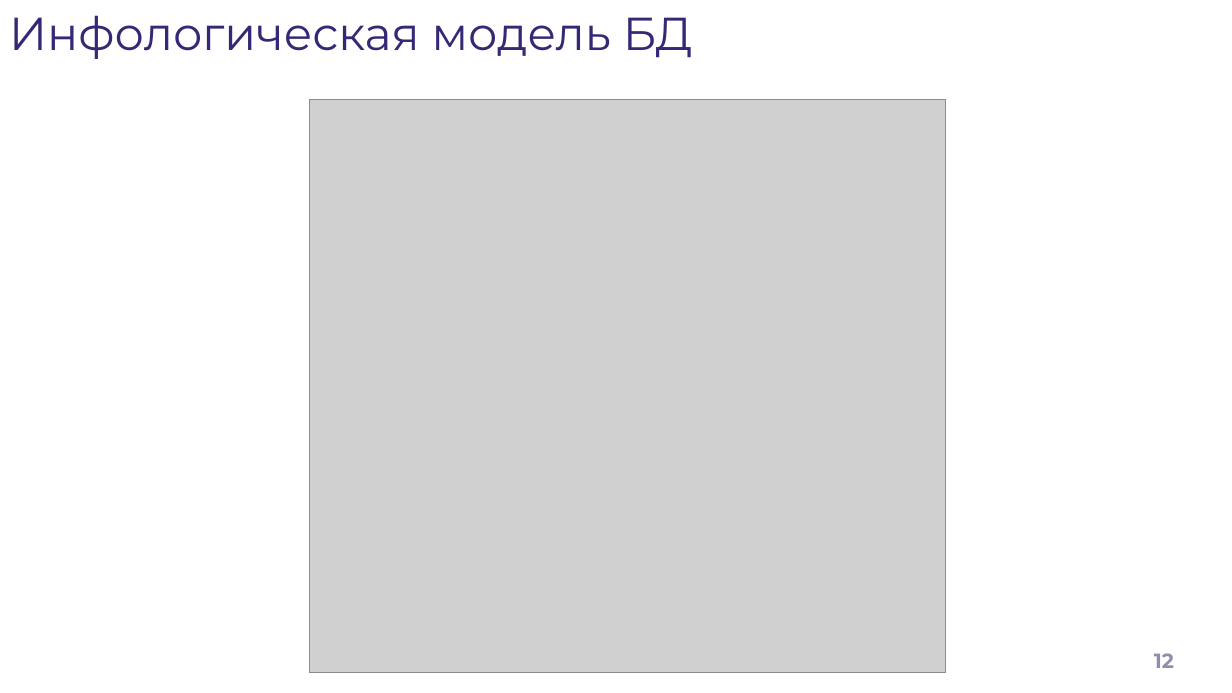
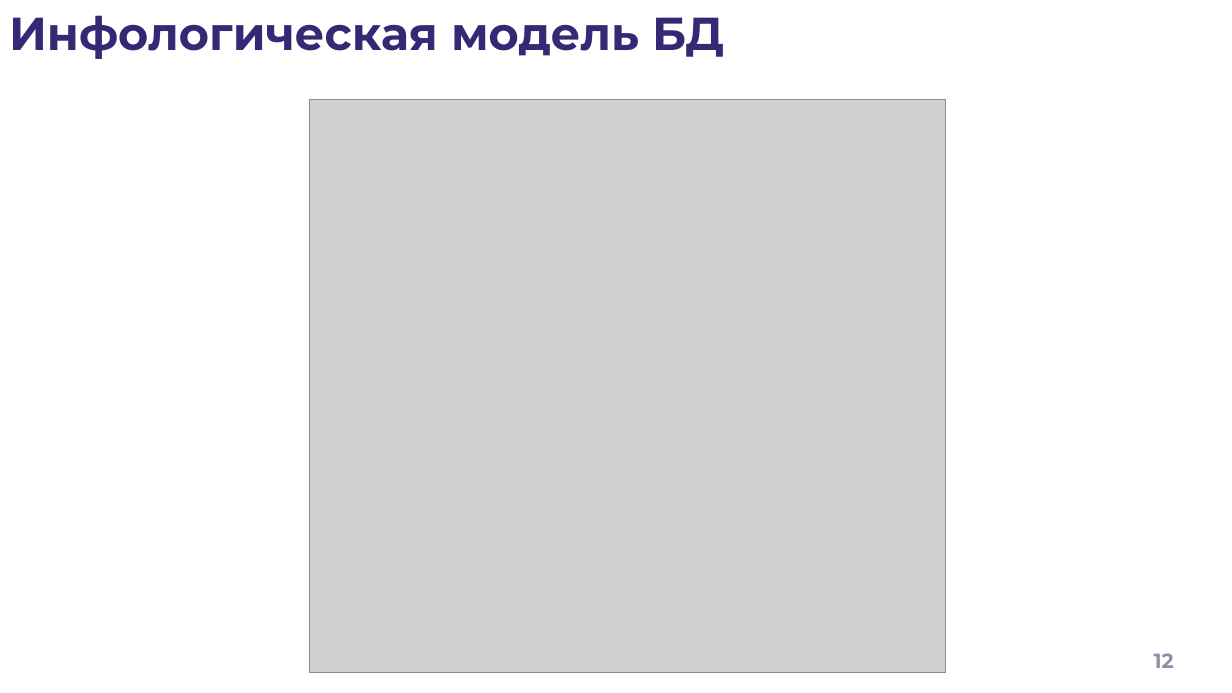
Before and after one commit to lilvolcanointhenighttime/diplom, a slide deck: slide 12 of Презентация.pptx. Drawn at 1232x693 pixels with LibreOffice and Linux fonts; fonts in the diff are those of the drawing; grey boxes stand for pictures; background and template pictures are left out. Boxes give left, top, right and bottom in pixels: in the first picture for what was removed or moved away, otherwise in the second. Text is boxed around its words. In the diff, an @@ line names an element or a change of style, - is before the commit and + after.

```diff
--- a/Презентация.pptx
+++ b/Презентация.pptx
@@ text "Инфологическая модель БД" at (9, 15, 724, 59): bold on @@
```
Also in this commit, not shown: 9 other slides changed, 3 other files.
